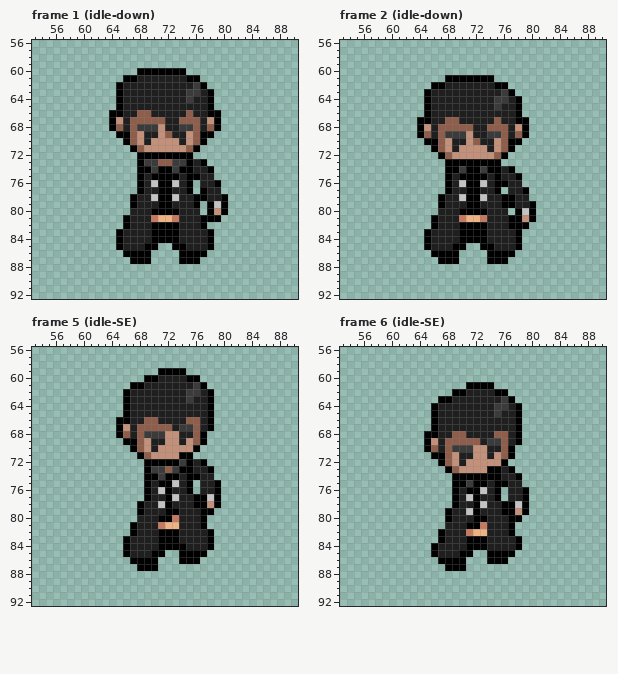
File history of a pixel-art file, assets/entities/characters/player/player.ase. Above, as it was before the edit.
64x104 pixels, 196 frames. Shown: frame 1 (idle-down): x 53..90, y 56..92; frame 2 (idle-down): x 53..90, y 56..92; frame 5 (idle-SE): x 53..90, y 56..92; frame 6 (idle-SE): x 53..90, y 56..92. The old version is drawn lined up with the new one, on the new canvas. The commit also changed other frames, which this record leaves out.
New version:
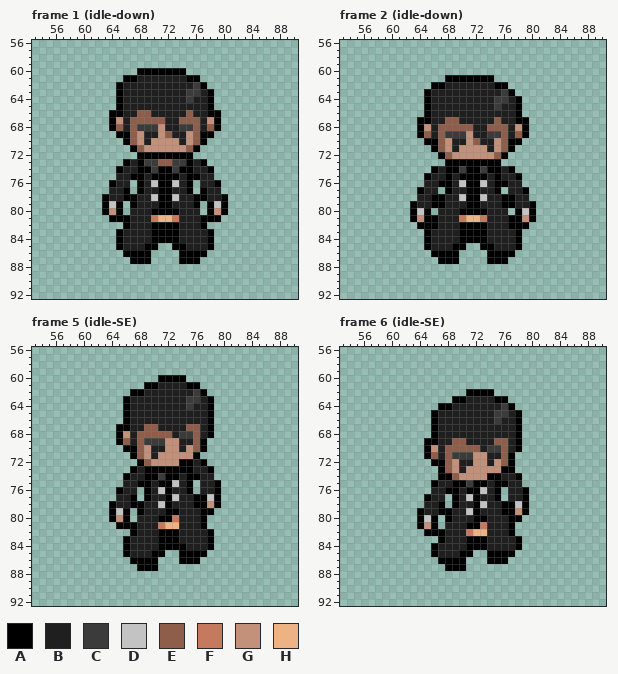
Palette (. is transparent): A #000000  B #1f1f1f  C #3b3b3b  D #c3c3c3  E #8e5e4b  F #c57a60  G #c3907a  H #eeb385
Changes in this commit:
canvas 64x104 -> 144x144, the old top-left corner now at 40,40
--- frame 1 (idle-down)
@@ x 61..69 @@
 72 .......AA
-73 .......AC
-74 .......AA
-75 .......AB
-76 .......AB
-77 .......AB
-78 ......ABB
-79 ......ABB
-80 ......BBB
-81 .....ABBB
+73 .....ABAC
+74 ....ABBAA
+75 ....BBAAB
+76 ...ABB.AB
+77 ...BBA.AB
+78 ..ABBAABB
+79 ..ADA.ABB
+80 ..AGA.BBB
+81 ...AAABBB
 82 .....ABBB
--- frame 2 (idle-down)
@@ x 61..69 @@
 73 .......AA
-74 .......AA
-75 .......AB
-76 .......AB
-77 .......AB
-78 ......ABB
-79 ......ABB
-80 ......BBB
-81 .....ABBB
-82 .....ABBB
+74 .....ABAA
+75 ....ABBAB
+76 ....BBAAB
+77 ...ABB.AB
+78 ...BBAABB
+79 ..ABBAABB
+80 ..ADA.BBB
+81 ..AGAABBB
+82 ...AAABBB
 83 ....ABBBB
--- frame 5 (idle-SE)
@@ x 62..80 @@
 58 ...................
-59 .........AAAA......
-60 .......AABBBBAA....
-61 .....AABBBBBBBCA...
-62 ....ABBBBBBBBCCBA..
-63 ....ABBBBBBBBCBBA..
-64 ....ABBBBBBBBBBBA..
+59 ...................
+60 .........AAAA......
+61 .......AABBBBAA....
+62 .....AABBBBBBBCA...
+63 ....ABBBBBBBBCCBA..
+64 ....ABBBBBBBBCBBA..
 65 ....ABBBBBBBBBBBA..
-66 ...AABBEEBBBBEEBA..
-67 ...AGBEEEEEBCCEBA..
-68 ...AEBECCCGGBBEA...
-69 ....AAEGBBGGBGEA...
-70 .....AEGBGGGGGA....
-71 ......AEGGGGAA.....
-72 .......AAAAACABA...
-73 .......ACCECAABBA..
-74 .......AACAABAABB..
-75 .......ABAADBA.BBA.
-76 .......ABDABBA.BBA.
-77 .......ABBADBBAADA.
-78 ......ABBDABBBAAGA.
-79 ......ABBBAABBBAA..
-80 ......BBBAAFBBBA...
-81 .....ABBBFHHBBBA...
+66 ....ABBBBBBBBBBBA..
+67 ...AABBEEBBBBEEBA..
+68 ...AGBEEEEEBCCEBA..
+69 ...AEBECCCGGBBEA...
+70 ....AAEGBBGGBGEA...
+71 .....AEGBGGGGGA....
+72 ......AEGGGGAABA...
+73 .....ABAAAAAAABBA..
+74 ....ABBAACAABAABB..
+75 ....BBAABAADBA.BBA.
+76 ...ABB.ABDABBA.BBA.
+77 ...BBA.ABBADBBAADA.
+78 ..ABBAABBDABBBAAGA.
+79 ..ADA.ABBBAABBBAA..
+80 ..AGA.BBBAAFBBBA...
+81 ...AAABBBFHHBBBA...
 82 .....ABBBAAABBBBA..
--- frame 6 (idle-SE)
@@ x 62..80 @@
 60 ...................
-61 .........AAAA......
-62 .......AABBBBAA....
-63 .....AABBBBBBBCA...
-64 ....ABBBBBBBBCCBA..
-65 ....ABBBBBBBBCBBA..
-66 ....ABBBBBBBBBBBA..
+61 ...................
+62 .........AAAA......
+63 .......AABBBBAA....
+64 .....AABBBBBBBCA...
+65 ....ABBBBBBBBCCBA..
+66 ....ABBBBBBBBCBBA..
 67 ....ABBBBBBBBBBBA..
-68 ...AABBEEBBBBEEBA..
-69 ...AGBEEEEEBCCEBA..
-70 ...AEBECCCGGBBEA...
-71 ....AAEGBBGGBGEA...
-72 .....AEGBGGGGGA....
-73 ......AEGGGGAABA...
-74 .......AAAAAAABBA..
-75 .......AACAABAABB..
-76 .......ABAADBA.BBA.
-77 .......ABDABBA.BBA.
-78 .......ABBADBBAADA.
-79 ......ABBDABBBAAGA.
-80 ......ABBBAABBBAA..
-81 ......BBBAAFBBBA...
-82 .....ABBBFHHBBBA...
+68 ....ABBBBBBBBBBBA..
+69 ...AABBEEBBBBEEBA..
+70 ...AGBEEEEEBCCEBA..
+71 ...AEBECCCGGBBEA...
+72 ....AAEGBBGGBGEA...
+73 .....AEGBGGGGGAA...
+74 .....AAEGGGGAABBA..
+75 ....ABBAACAABAABB..
+76 ....BBAABAADBA.BBA.
+77 ...ABB.ABDABBA.BBA.
+78 ...BBA.ABBADBBAADA.
+79 ..ABBAABBDABBBAAGA.
+80 ..ADA.ABBBAABBBAA..
+81 ..AGA.BBBAAFBBBA...
+82 ...AAABBBFHHBBBA...
 83 .....ABBBAAABBBBA..
